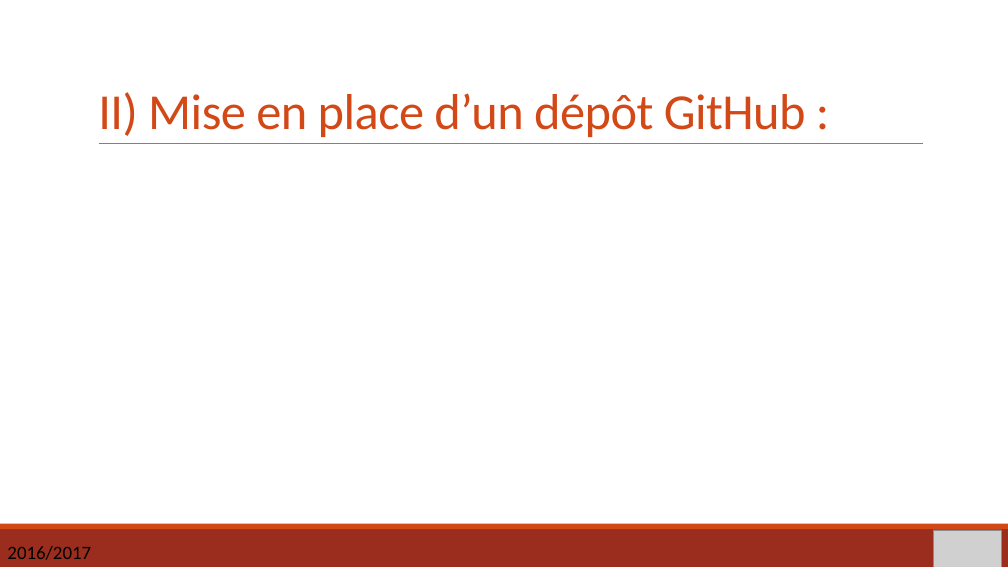
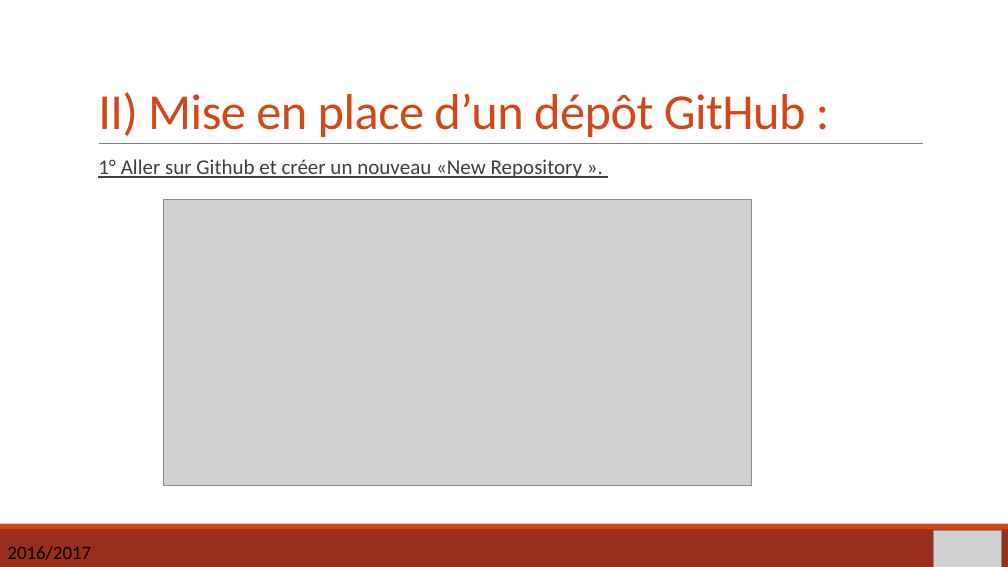
Before and after one commit to PierreGaly/Projet-mod-lisation, a slide deck: slide 4 of projet_BDD_Soutenace.pptx. Drawn at 1008x567 pixels with LibreOffice and Linux fonts; fonts in the diff are those of the drawing; grey boxes stand for pictures. Boxes give left, top, right and bottom in pixels: in the first picture for what was removed or moved away, otherwise in the second. Text is boxed around its words. In the diff, an @@ line names an element or a change of style, - is before the commit and + after.

```diff
--- a/projet_BDD_Soutenace.pptx
+++ b/projet_BDD_Soutenace.pptx
@@ text added at (98, 159, 583, 178), 20 pt, text #404040, underline @@
+  1° Aller sur Github et créer un nouveau «New Repository ».
@@ picture added at (164, 200, 752, 485) @@
```
Also in this commit, not shown: 1 other slide changed, 3 slides added, 1 slide removed.
